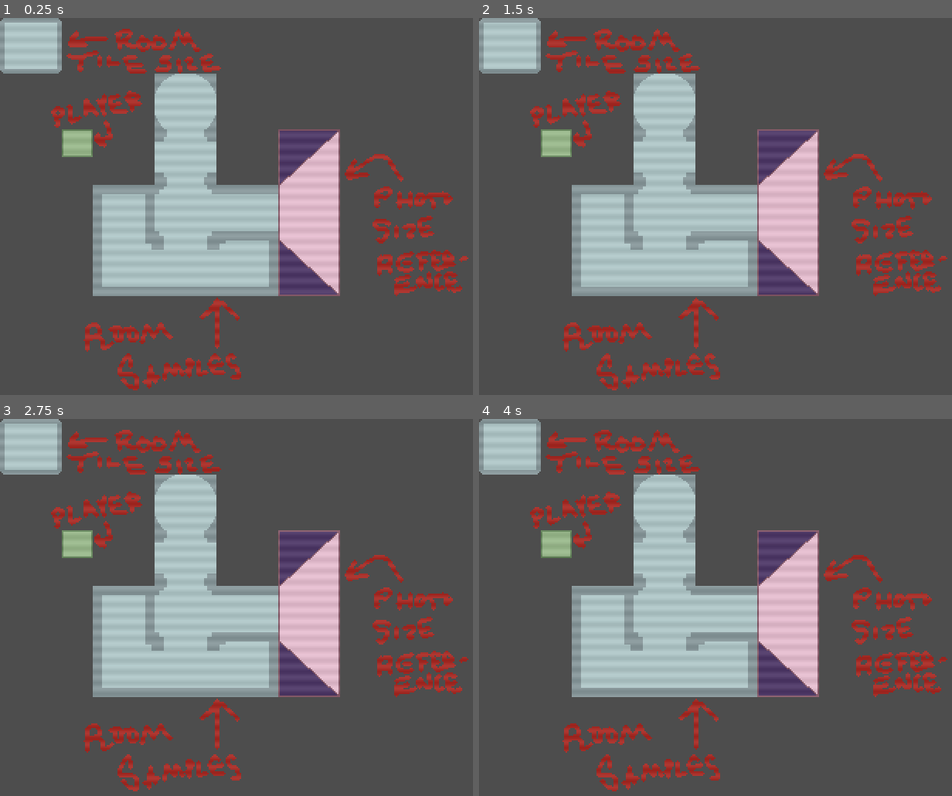
Above: before the commit, frames 1-4 (two rows, left to right).
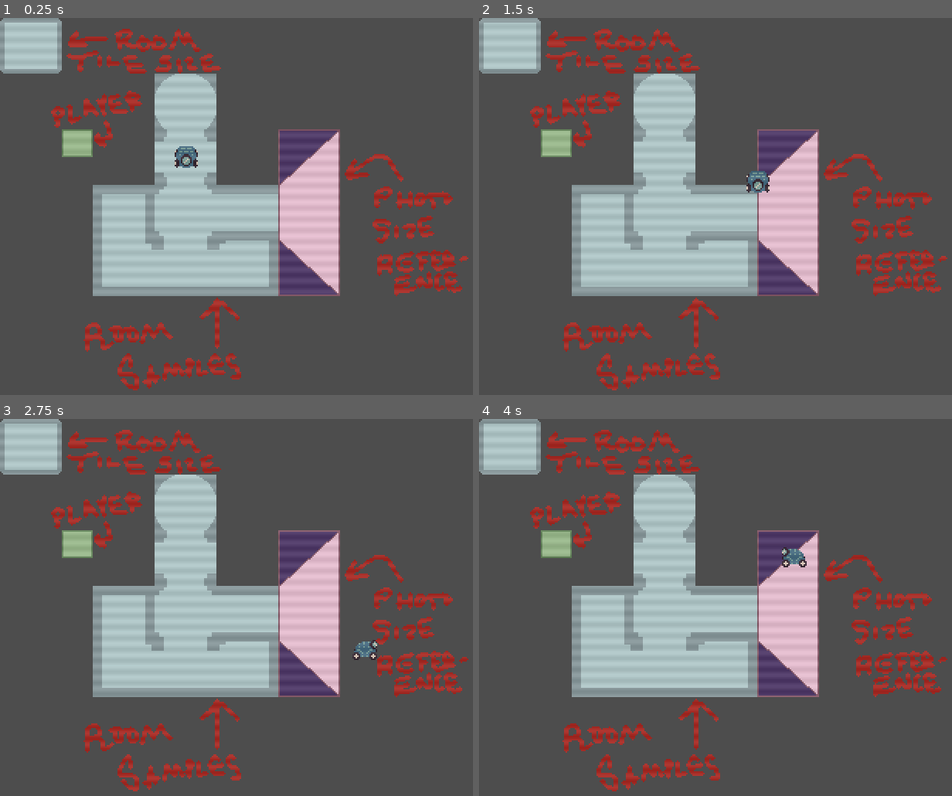
Above: after the commit, the same moments.

Repository: rozy-dixon/CameraObscura
Game: Godot game, scene res://Scenes/starting_level.tscn
Same seed, same stepped clock (60 frames per second), same inputs: the game is played once before the commit and once after it.
Inputs:
- Up to frame 1 (0.25 s): no input
- Up to frame 2 (1.5 s): tap Enter at 0.5 s; hold Right (ui_right) 0.53-1.28 s; hold Down (ui_down) from 1.28 s (still down)
- Up to frame 3 (2.75 s): release Down (ui_down) at 2.03 s; hold Right (ui_right) from 2.03 s (still down)
- Up to frame 4 (4 s): release Right (ui_right) at 2.78 s; hold Up (ui_up) 2.78-3.53 s; hold Left (ui_left) from 3.53 s (still down)

The runs differ from the first frame. In frame 1, 0.2% of the frame differs, in the area x 36-42%, y 34-40%; in frame 2, 0.2%; in frame 3, 0.2%; in frame 4, 0.2%.

Commit message:
Implemented prototype main character with movement

Diff:
--- /dev/null
+++ b/Game Files/Scenes/main_character.tscn
@@ -0,0 +1,49 @@
+[gd_scene load_steps=8 format=3 uid="uid://320a014lbnri"]
+
+[ext_resource type="Script" path="res://Scripts/main_character.gd" id="1_x1igi"]
+[ext_resource type="Texture2D" uid="uid://bytwohh3xlwtn" path="res://Sprites/droneguy_sheet.png" id="2_23tg7"]
+
+[sub_resource type="AtlasTexture" id="AtlasTexture_dtm7m"]
+atlas = ExtResource("2_23tg7")
+region = Rect2(0, 0, 20, 18)
+
+[sub_resource type="AtlasTexture" id="AtlasTexture_s0lc1"]
+atlas = ExtResource("2_23tg7")
+region = Rect2(20, 0, 20, 18)
+
+[sub_resource type="AtlasTexture" id="AtlasTexture_cac85"]
+atlas = ExtResource("2_23tg7")
+region = Rect2(40, 0, 20, 18)
+
+[sub_resource type="SpriteFrames" id="SpriteFrames_alwta"]
+animations = [{
+"frames": [{
+"duration": 1.0,
+"texture": SubResource("AtlasTexture_dtm7m")
+}, {
+"duration": 1.0,
+"texture": SubResource("AtlasTexture_s0lc1")
+}, {
+"duration": 1.0,
+"texture": SubResource("AtlasTexture_cac85")
+}],
+"loop": true,
+"name": &"default",
+"speed": 5.0
+}]
+
+[sub_resource type="CapsuleShape2D" id="CapsuleShape2D_t3a4g"]
+radius = 7.0
+height = 14.0
+
+[node name="main character" type="CharacterBody2D"]
+use_parent_material = true
+script = ExtResource("1_x1igi")
+
+[node name="AnimatedSprite2D" type="AnimatedSprite2D" parent="."]
+use_parent_material = true
+sprite_frames = SubResource("SpriteFrames_alwta")
+
+[node name="CollisionShape2D" type="CollisionShape2D" parent="."]
+use_parent_material = true
+shape = SubResource("CapsuleShape2D_t3a4g")
--- a/Game Files/Scenes/starting_level.tscn
+++ b/Game Files/Scenes/starting_level.tscn
@@ -1,8 +1,9 @@
-[gd_scene load_steps=5 format=3 uid="uid://chx1hqcjahtsw"]
+[gd_scene load_steps=6 format=3 uid="uid://chx1hqcjahtsw"]
 
 [ext_resource type="Shader" path="res://Shaders/crt.gdshader" id="1_2j0ki"]
 [ext_resource type="Script" path="res://Scripts/starting_level.gd" id="1_6muxn"]
 [ext_resource type="Texture2D" uid="uid://be3703as1ofka" path="res://Sprites/size_sketch.png" id="2_jqngr"]
+[ext_resource type="PackedScene" uid="uid://320a014lbnri" path="res://Scenes/main_character.tscn" id="4_6pbh5"]
 
 [sub_resource type="ShaderMaterial" id="ShaderMaterial_lssf5"]
 shader = ExtResource("1_2j0ki")
@@ -16,3 +17,6 @@
 use_parent_material = true
 position = Vector2(160, 144)
 texture = ExtResource("2_jqngr")
+
+[node name="main character" parent="." instance=ExtResource("4_6pbh5")]
+position = Vector2(120, 90)
--- /dev/null
+++ b/Game Files/Scripts/main_character.gd
@@ -0,0 +1,56 @@
+extends CharacterBody2D
+
+# Put character's movement attributes in the inspector so they can be modified
+@export var push_force  = 1000
+@export var walk_speed  = 40.0
+
+# Function that runs on physics tick, rather than every frame.
+func _physics_process(delta):
+	# Process character movement input
+	movement_input()
+	# Push a RigidBody2D node if we are colliding with one
+	push()
+	# Apply the calculated physics to our character for this tick
+	move_and_slide()
+
+func push():
+	# If we are moving
+	if $".".move_and_slide():
+		# For each point of collision
+		for collisionIndex in $".".get_slide_collision_count():
+			# Store the collision in a variable
+			var collision = $".".get_slide_collision(collisionIndex)
+			# If we are colliding with a RigidBody2D
+			if collision.get_collider() is RigidBody2D:
+				# Apply a force equal to our push_force attribute, located at the point of collision, in the opposite direction of that point's normal vector
+				collision.get_collider().apply_force(collision.get_normal() * -push_force)
+
+func movement_input():
+	# Store the input from the arrow keys into a 2D vector, Ex: (+/-x, +/-y), (1,0) = left, (-1,0) = right, (0,1) = up, (0,-1) = down, (+/-0.70707..., +/-0.70707...) = diagonal, (0,0) = idle
+	var direction = Input.get_vector("ui_left", "ui_right", "ui_up", "ui_down")
+	print(direction)
+	# If we are not idle
+	if(direction):
+		# Apply velocity by multiplying the movement vector by a constant, our attribute, walk_speed
+		velocity = direction * walk_speed
+		print(direction * walk_speed)
+		# If we are moving in the x direction
+		if direction.x:
+			# Change to the horizontal sprite
+			$AnimatedSprite2D.frame = 2
+			# If we are moving left, flip the sprite horizontally
+			if direction.x < 0:
+				$AnimatedSprite2D.flip_h = true
+			else:
+				$AnimatedSprite2D.flip_h = false
+		# If we are moving in the y direction
+		if direction.y:
+			# If we are moving down, use the downward facing sprite, if we are moving up, use the upward facing sprite
+			if direction.y < 0:
+				$AnimatedSprite2D.frame = 1
+			else:
+				$AnimatedSprite2D.frame = 0
+	# If we are not moving, linearly interpolate (lerp/smoothly change) our velocity to zero so the stopping feels like decelerating rather than rigidly stopping
+	else:
+		velocity.x = move_toward(velocity.x, 0, walk_speed)
+		velocity.y = move_toward(velocity.y, 0, walk_speed)
Binary file added: Game Files/Sprites/droneguy_sheet.png
Not shown, added: Game Files/Sprites/droneguy_sheet.png.import
